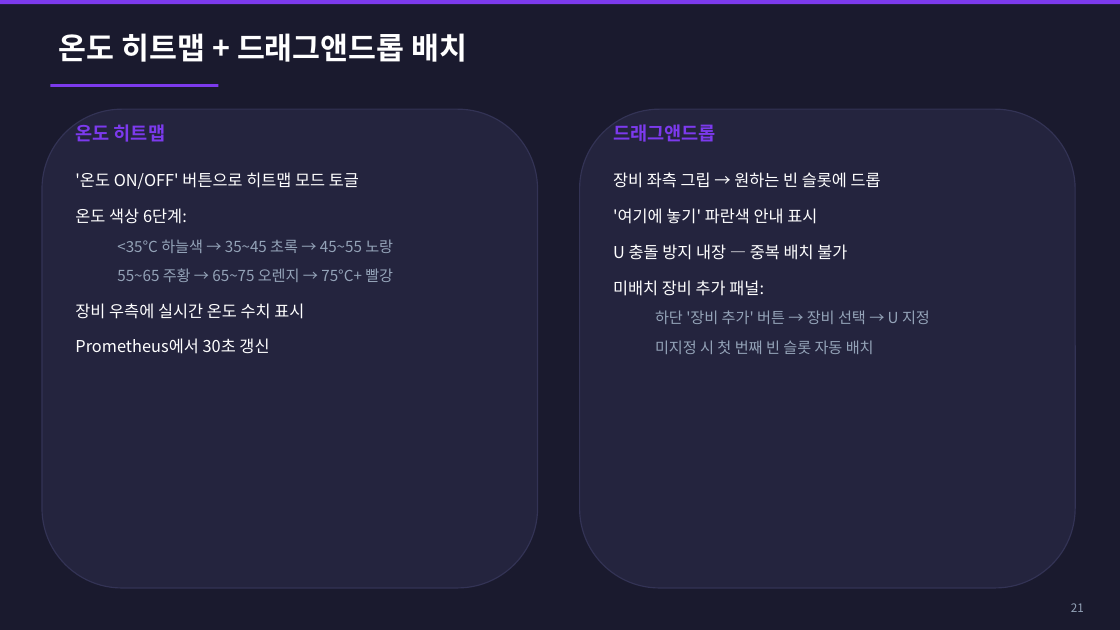
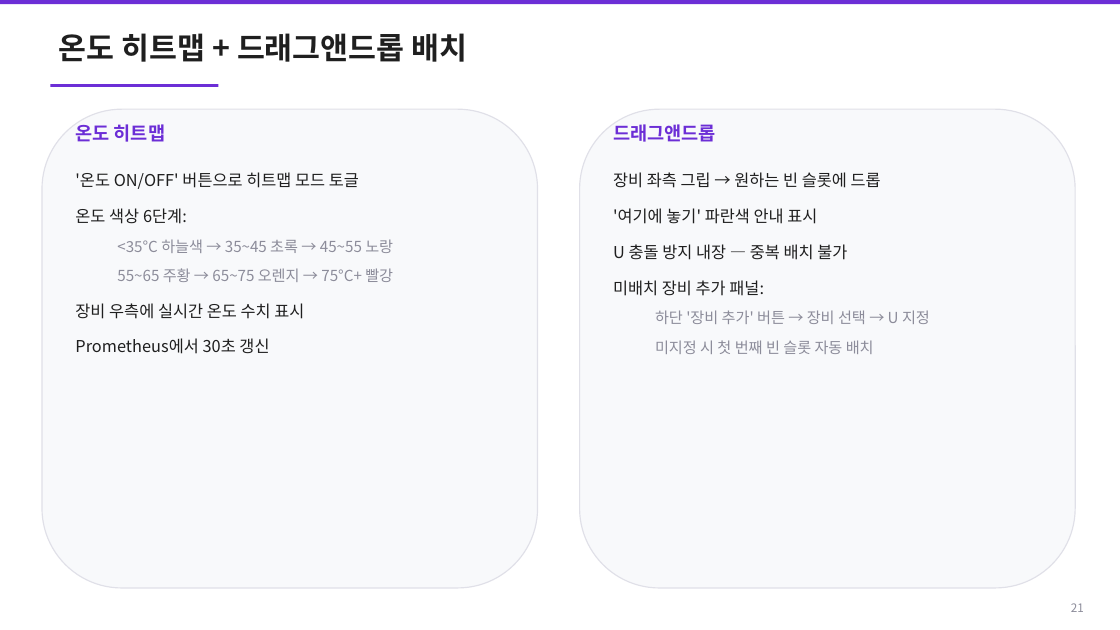
Before and after one commit to youngjaeseo-git/firstTest, a slide deck: slide 21 of docs/DC_Express_User_Manual.pptx. Drawn at 1120x630 pixels with LibreOffice and Linux fonts; fonts in the diff are those of the drawing. Boxes give left, top, right and bottom in pixels: in the first picture for what was removed or moved away, otherwise in the second. Text is boxed around its words. In the diff, an @@ line names an element or a change of style, - is before the commit and + after.

```diff
--- a/docs/DC_Express_User_Manual.pptx
+++ b/docs/DC_Express_User_Manual.pptx
@@ background #1A1A2E to #FFFFFF @@
@@ rectangle at <box>0,0,1120,4</box>: fill #7C3AED to #6C2ED6 @@
@@ text "온도 히트맵 + 드래그앤드롭 배치" at <box>59,33,467,62</box>: text colour #FFFFFF to #1F1F1F @@
@@ rectangle at <box>50,84,218,87</box>: fill #7C3AED to #6C2ED6 @@
@@ rounded rectangle at <box>42,109,538,588</box>: fill #24243E to #F8F9FB; outline #333355 1 pt to #E0E0E8 1 pt @@
@@ text "온도 히트맵" at <box>75,124,165,142</box>: text colour #7C3AED to #6C2ED6 @@
@@ rounded rectangle at <box>580,109,1075,588</box>: fill #24243E to #F8F9FB; outline #333355 1 pt to #E0E0E8 1 pt @@
@@ text "드래그앤드롭" at <box>613,124,716,142</box>: text colour #7C3AED to #6C2ED6 @@
@@ text "'온도 ON/OFF' 버튼으로 히트맵 모드 ..." at <box>75,172,393,354</box>: text colour #FFFFFF to #1F1F1F in "'온도 ON/OFF' 버튼으로 히트맵 모드 토글", "온도 색상 6단계:", "장비 우측에 실시간 온도 수치 표시", "Prometheus에서 30초 갱신"; text colour #94A3B8 to #8C8C9A in "<35°C 하늘색 → 35~45 초록 → 45~55 ...", "55~65 주황 → 65~75 오렌지 → 75°C+ ..." @@
@@ text "장비 좌측 그립 → 원하는 ..." at <box>613,172,930,354</box>: text colour #FFFFFF to #1F1F1F in "장비 좌측 그립 → 원하는 빈 슬롯에 ...", "'여기에 놓기' 파란색 안내 표시", "U 충돌 방지 내장 — 중복 배치 ...", "미배치 장비 추가 패널:"; text colour #94A3B8 to #8C8C9A in "하단 '장비 추가' 버튼 → 장비 선택 ...", "미지정 시 첫 번째 빈 슬롯 자동 ..." @@
@@ text "21" at <box>1071,603,1084,612</box>: text colour #94A3B8 to #8C8C9A @@
```
Also in this commit, not shown: 55 other slides changed, 1 other file.
